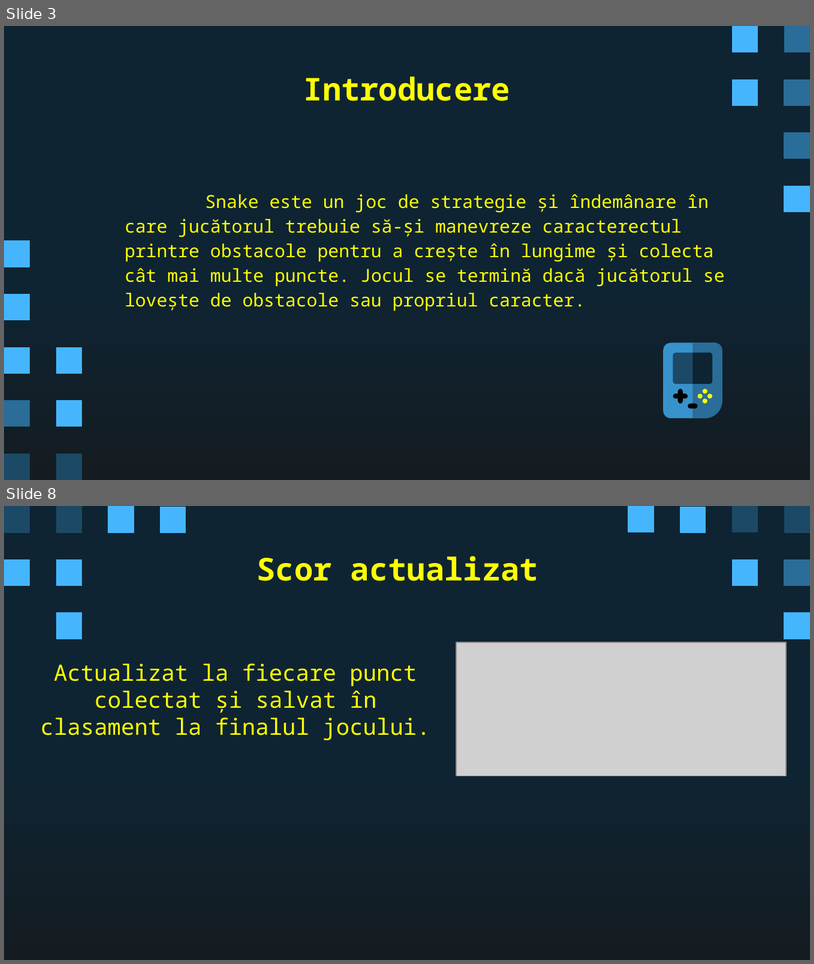
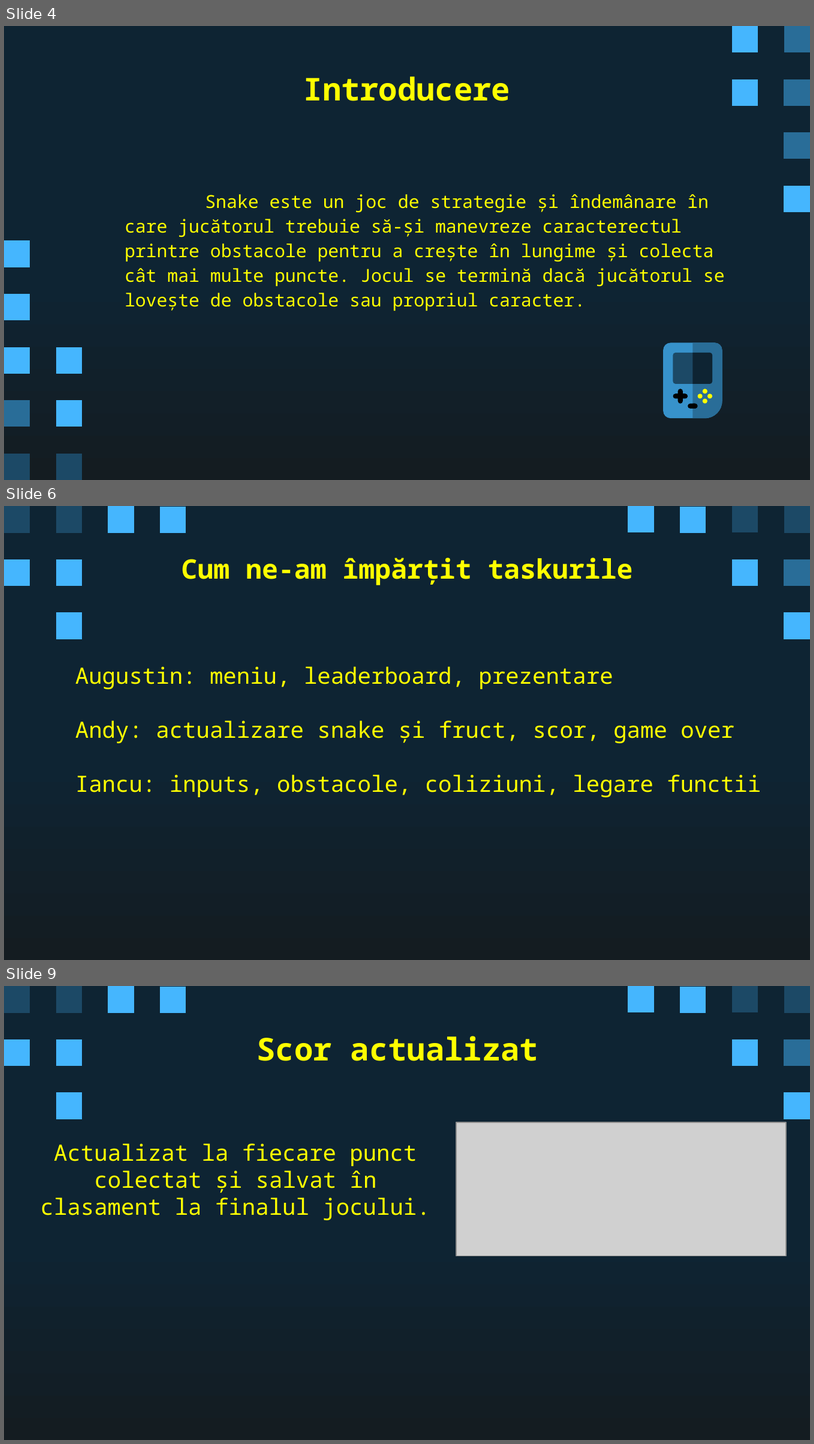
Before and after one commit to not-andrew/Python101_snake, a slide deck: Prezentare.pptx. Shown one above the other, each under a label of ours: slides 3 and 8 before the commit, slides 4, 6 and 9 after it; the slides between them are not shown. The pictures are 814x964 and 814x1444 pixels, drawn with LibreOffice and Linux fonts; fonts in the diff are those of the drawing; grey boxes stand for pictures. Boxes give left, top, right and bottom in pixels: in the first picture for what was removed or moved away, otherwise in the second. Text is boxed around its words. In the diff, an @@ line names an element or a change of style, - is before the commit and + after.

```diff
--- a/Prezentare.pptx
+++ b/Prezentare.pptx
@@ slide 6 added at box(4, 506, 810, 960), background gradient #0E2433 to #141C21; not listed: 14 template elements that a slide beside it also shows @@
@@ title added at box(182, 558, 633, 585), 24 pt, text #FFFF00, bold @@
+Cum ne-am împărțit taskurile
@@ text added at box(75, 666, 761, 797), 20 pt, text #FFFF00 @@
+  Augustin: meniu, leaderboard, prezentare
+  Andy: actualizare snake și fruct, scor, game over
+  Iancu: inputs, obstacole, coliziuni, legare functii
@@ what was slide 3 is now slide 4 @@
@@ what was slide 8 is now slide 9 @@
```
Also in this commit, not shown: 3 slides changed, 2 other slides added, 2 slides removed, 1 other file.
